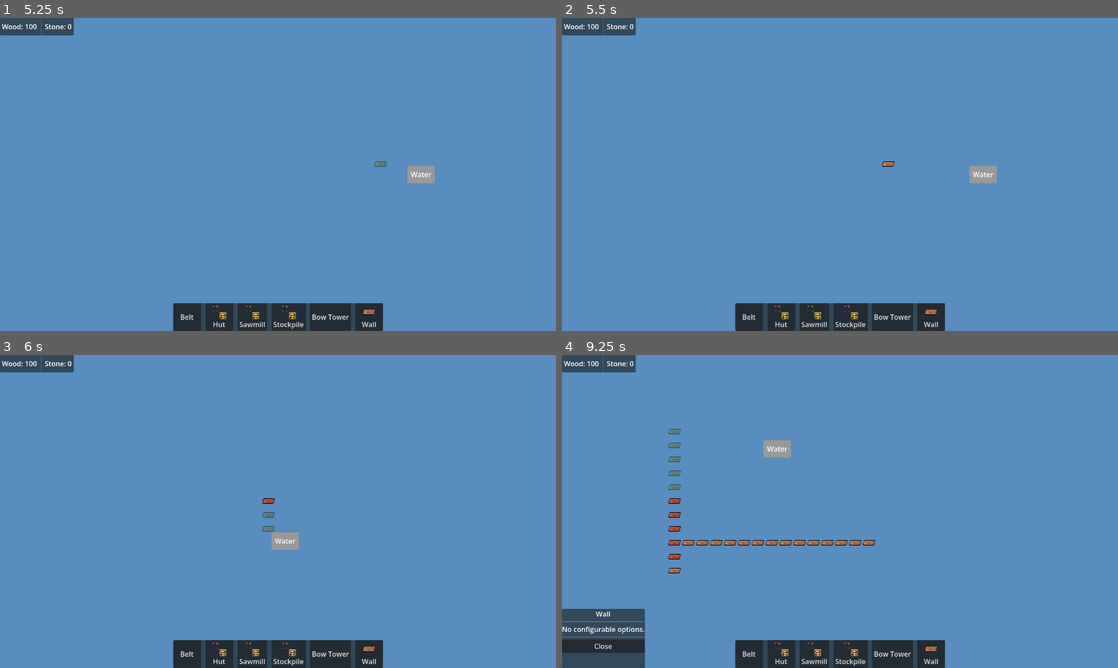
Above: before the commit, frames 1-4 (two rows, left to right).
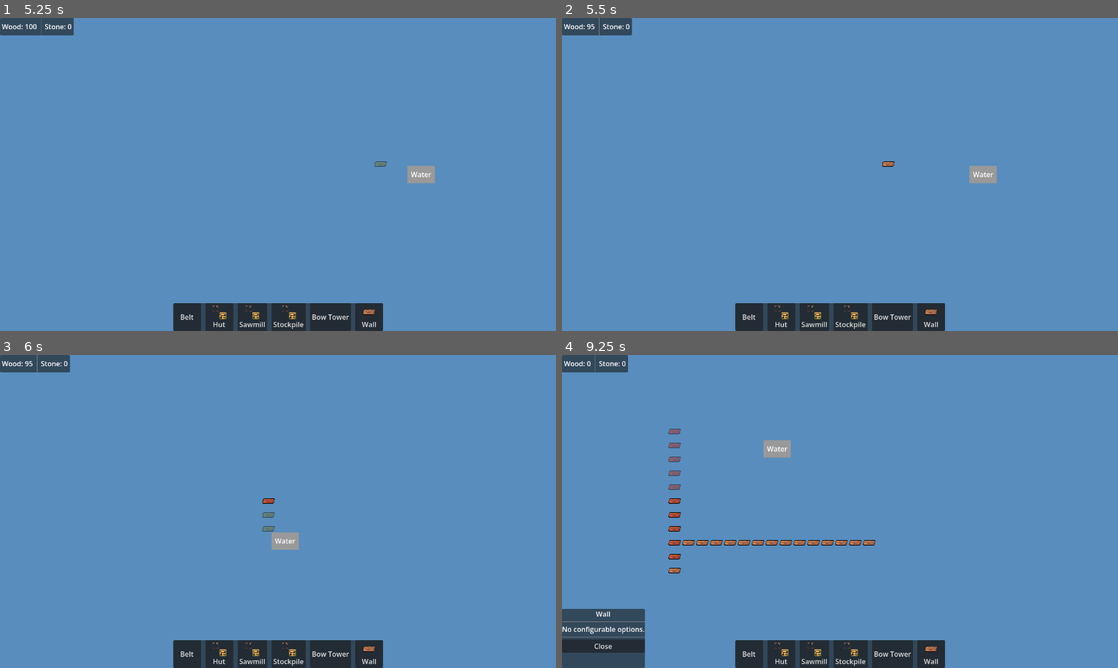
Above: after the commit, the same moments.

Repository: ColdTerror/Core-and-Conveyor
Game: Godot game, scene res://scenes/level.tscn
Same seed, same stepped clock (60 frames per second), same inputs: the game is played once before the commit and once after it. The engine's default icon, where the game draws it, is replaced by a stand-in: a white triangle on a blue panel in a dark square.
Inputs (mouse positions are in pixels of both pictures, inside the frame that each line leads up to):
- Up to frame 1 (5.25 s): click "Belt" at 0.5 s; click "Hut" at 1.25 s; click "Sawmill" at 2 s; click "Stockpile" at 2.75 s; click "Bow Tower" at 3.5 s; click "Wall" at 4.25 s; tap Enter at 5 s; move the mouse to (400, 158) at 5.02 s; hold Right (ui_right) from 5.03 s (still down); hold Right mouse button (right_click) from 5.03 s (still down); click (400, 158) at 5.17 s
- Up to frame 2 (5.5 s): keep holding Right (ui_right); keep holding Right mouse button (right_click)
- Up to frame 3 (6 s): release Right (ui_right) at 5.75 s; release Right mouse button (right_click) at 5.75 s; drag from (272, 502) to (250, 574) at 5.77 s
- Up to frame 4 (9.25 s): move the mouse to (828, 514) at 6.52 s; hold Right (ui_right) 6.53-7.25 s; tap Backspace at 6.6 s; click (828, 514) at 6.67 s; drag from (678, 530) to (673, 464) at 7.27 s; tap Space at 8 s; drag from (673, 542) to (867, 511) at 8.02 s; tap Enter at 8.75 s; drag from (673, 555) to (756, 433) at 8.77 s

Frame 1 is identical in both runs. In frame 2, 0.1% of the frame differs, in the area x 4-14%, y 0-6%; in frame 3, 0.1%; in frame 4, 0.3%, in the area x 4-22%, y 0-43%.

Commit message:
updated wall to have cost of 5 wood

Diff:
--- a/scenes/buildings/wall.tscn
+++ b/scenes/buildings/wall.tscn
@@ -20,7 +20,7 @@
 is_draggable = true
 building_name = "Wall"
 icon = SubResource("AtlasTexture_gxk2j")
-cost_wood = 0
+cost_wood = 5
 
 [node name="Sprite2D" type="Sprite2D" parent="." unique_id=2126413850]
 texture = ExtResource("1_a3mu7")
Not shown: 1 places in scenes/buildings/wall.tscn that only renumber resources
